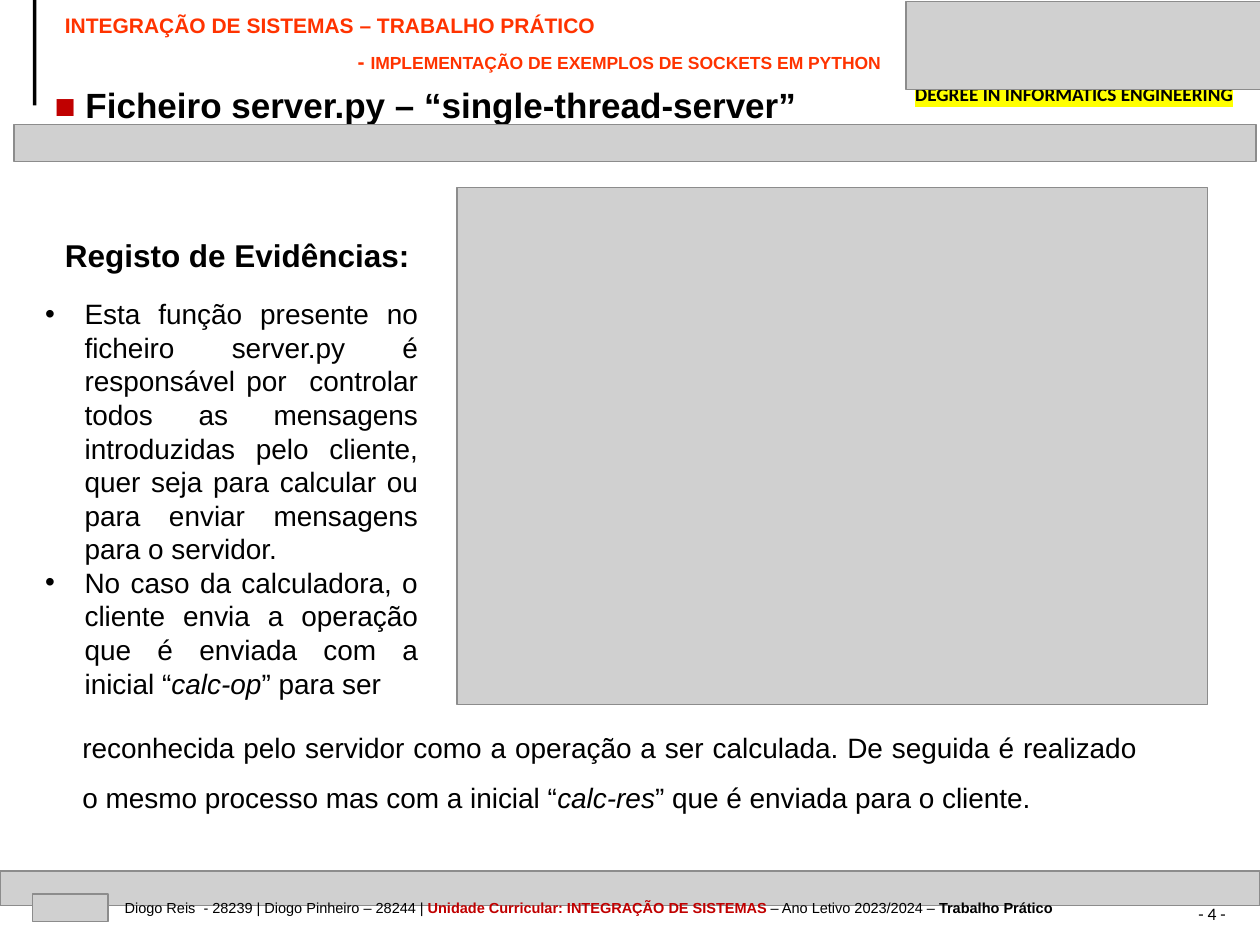
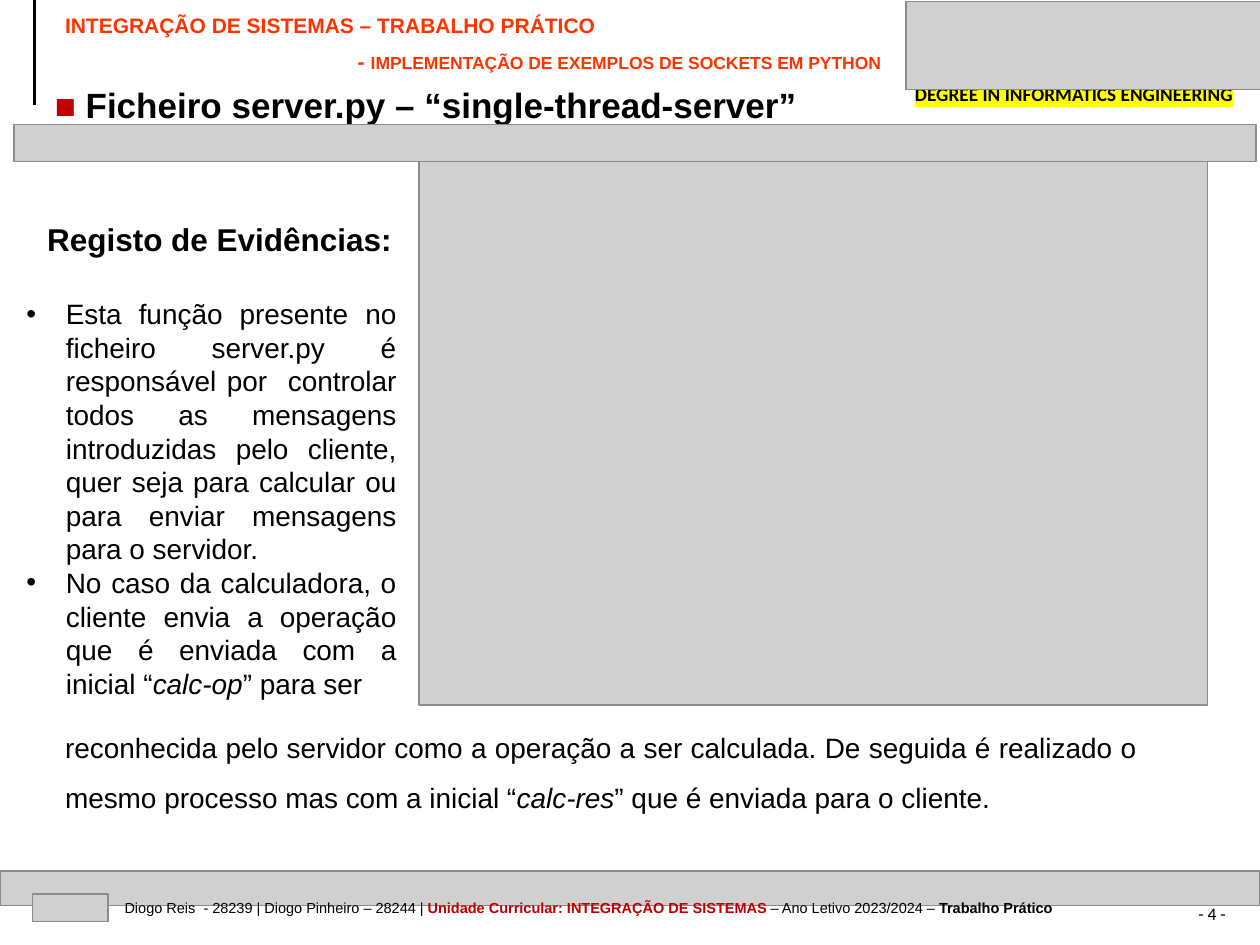
Before and after one commit to devdp11/socket_thread_conn-project, a slide deck: slide 4 of IPVC-EI-TP-SOCKETS-28244-28239.pptx. Drawn at 1260x945 pixels with LibreOffice and Linux fonts; fonts in the diff are those of the drawing; grey boxes stand for pictures. Boxes give left, top, right and bottom in pixels: in the first picture for what was removed or moved away, otherwise in the second. Text is boxed around its words. In the diff, an @@ line names an element or a change of style, - is before the commit and + after.

```diff
--- a/IPVC-EI-TP-SOCKETS-28244-28239.pptx
+++ b/IPVC-EI-TP-SOCKETS-28244-28239.pptx
@@ text "INTEGRAÇÃO DE SISTEMAS – TRABALHO ..." at (65, 16, 881, 73): less space between paragraphs; more space between paragraphs @@
@@ picture: place and size @@
-picture at (457, 188, 1208, 706)
+picture at (420, 161, 1208, 706)
@@ text "Registo de Evidências:": place and size @@
-text "Registo de Evidências:" at (65, 243, 409, 273)
+text "Registo de Evidências:" at (47, 227, 392, 257)
@@ text "Esta função presente no ficheiro ...": place and size @@
-text "Esta função presente no ficheiro ..." at (85, 303, 418, 699)
+text "Esta função presente no ficheiro ..." at (66, 303, 397, 699)
@@ text "reconhecida pelo servidor como a ..." rewrapped from (82, 737, 1136, 814) to (65, 737, 1137, 814) @@
```
Also in this commit, not shown: 16 other slides changed, 3 slides added, 2 other files.
